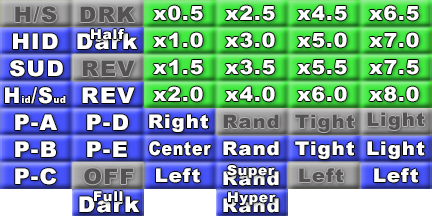
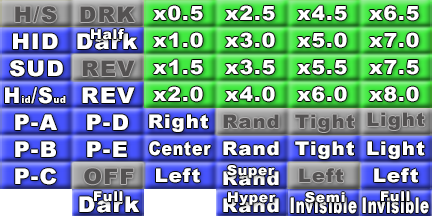
Layered file, before and after one edit (432x216). Changes by layer:
added layer "Semi青" in group "青文字" over (305, 192, 345, 203)
added layer "SemiInvisible青" above "Full青" over (290, 197, 357, 214)
added layer "Full青" (2nd of 2) above "FullInvisible青" over (381, 191, 410, 202)
added layer "FullInvisible青" above "灰文字" over (362, 197, 429, 214)
added layer "レイヤー 4" above "レイヤー 3" over (360, 189, 432, 216)
added layer "レイヤー 3" above "レイヤー 2" over (288, 189, 360, 216)
